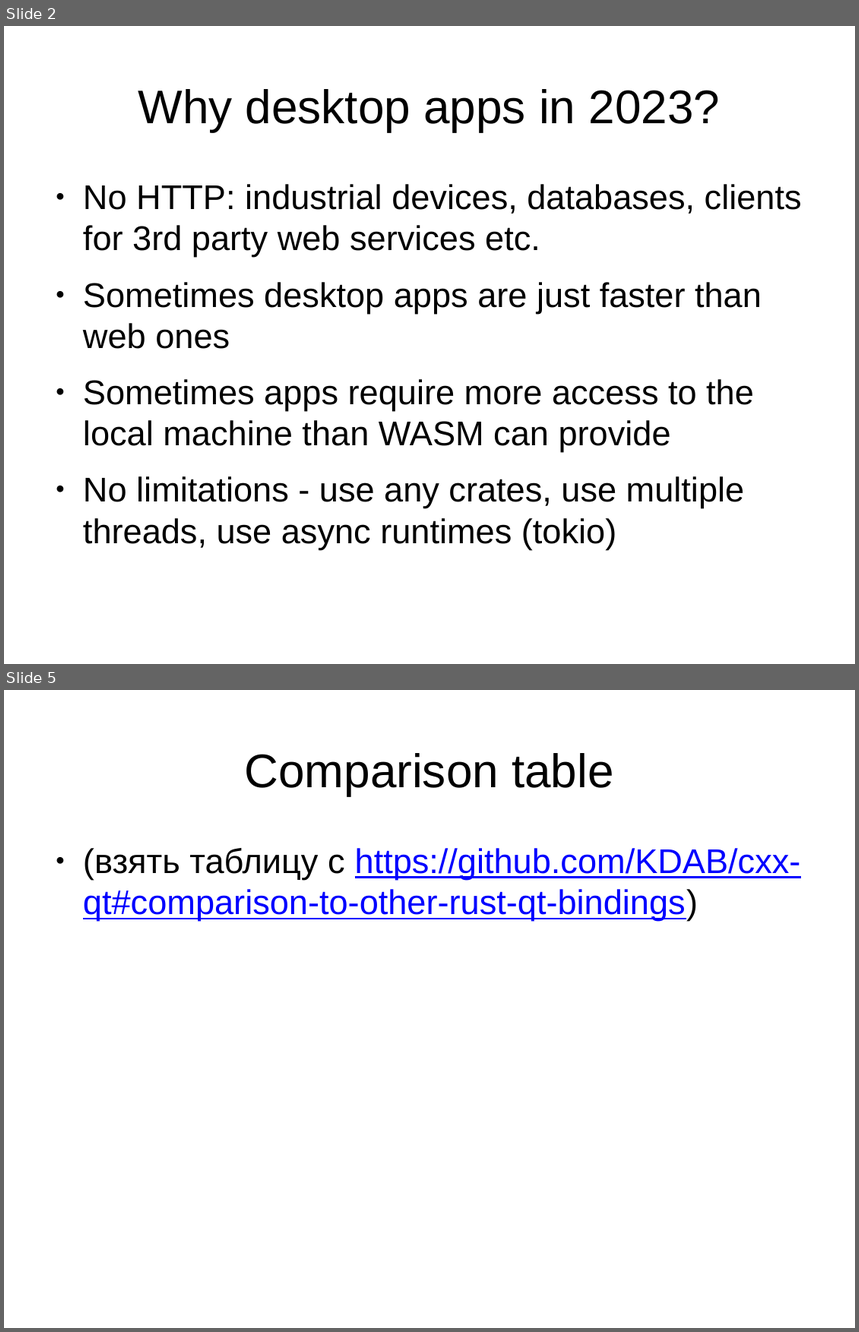
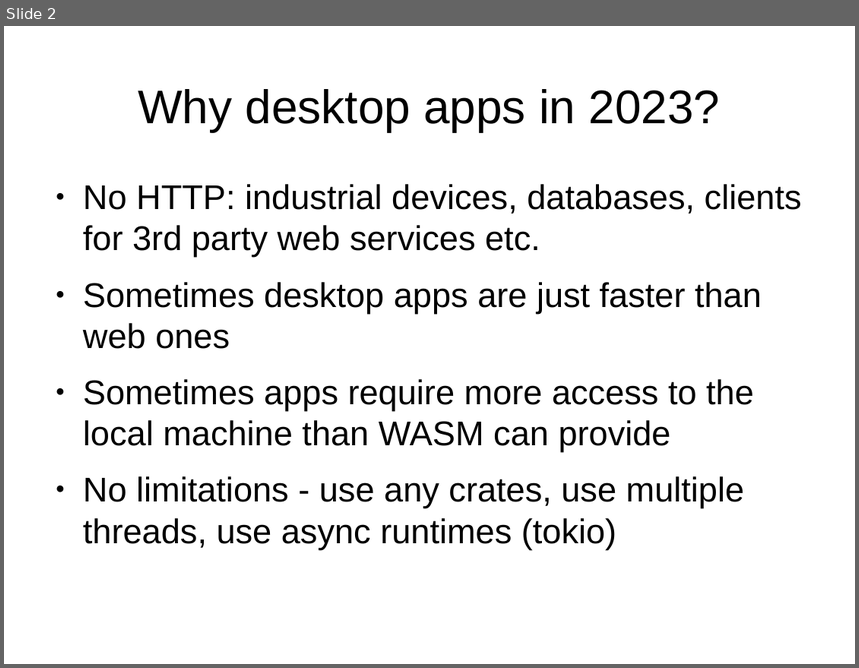
Before and after one commit to divi255/qtx, a slide deck: pres.pptx. Shown one above the other, each under a label of ours: slides 2 and 5 before the commit, slide 2 after it; the slides between them are not shown. The pictures are 859x1332 and 859x668 pixels, drawn with LibreOffice and Linux fonts; fonts in the diff are those of the drawing; background and template pictures are left out. Boxes give left, top, right and bottom in pixels: in the first picture for what was removed or moved away, otherwise in the second. Text is boxed around its words. In the diff, an @@ line names an element or a change of style, - is before the commit and + after.

```diff
--- a/pres.pptx
+++ b/pres.pptx
@@ slide 5 removed at bbox=[4, 690, 855, 1328], background picture (left out) @@
@@ text removed at bbox=[244, 753, 614, 796] @@
-Comparison table
@@ text removed at bbox=[83, 848, 801, 921] @@
-● (взять таблицу с https://github.com/KDAB/cxx-qt#comparison-to-other-rust-qt-bindings)
```
Also in this commit, not shown: 5 slides changed.
